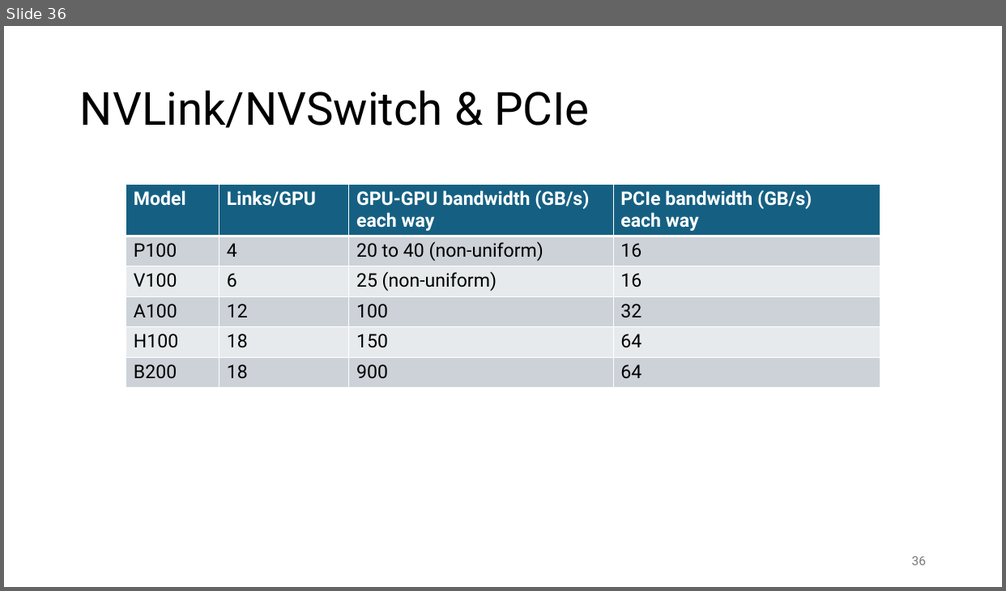
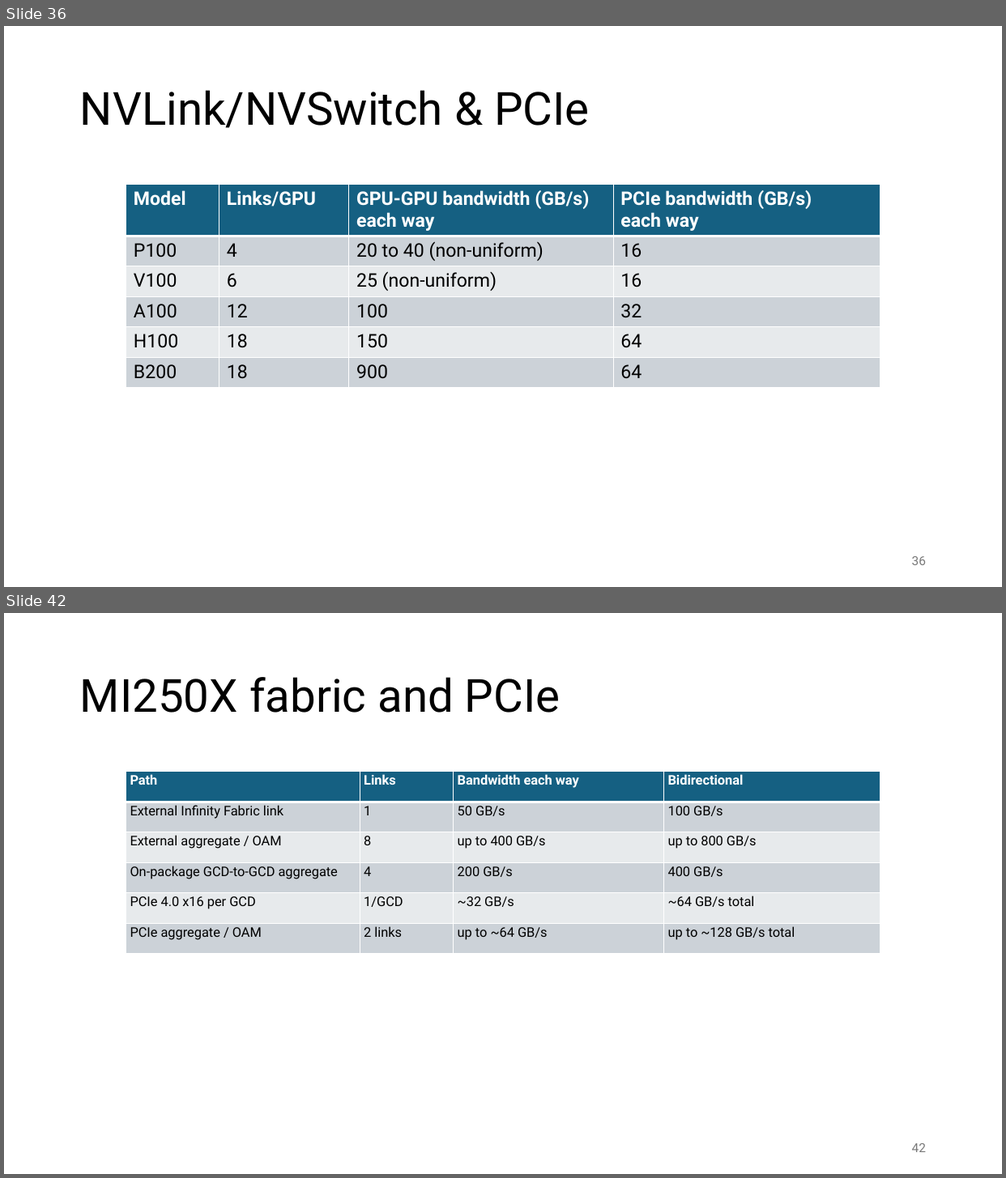
Before and after one commit to gjbex/GPU-programming, a slide deck: gpu_programming.pptx. Shown one above the other, each under a label of ours: slide 36 before the commit, slides 36 and 42 after it; the slides between them are not shown. The pictures are 1006x591 and 1006x1178 pixels, drawn with LibreOffice and Linux fonts; fonts in the diff are those of the drawing. Boxes give left, top, right and bottom in pixels: in the first picture for what was removed or moved away, otherwise in the second. Text is boxed around its words. In the diff, an @@ line names an element or a change of style, - is before the commit and + after.

```diff
--- a/gpu_programming.pptx
+++ b/gpu_programming.pptx
@@ slide 42 added at (x1=4, y1=613, x2=1002, y2=1174), background #FFFFFF @@
@@ title added at (x1=80, y1=677, x2=560, y2=713), 44 pt, text #000000 @@
+MI250X fabric and PCIe
@@ table added at (x1=126, y1=772, x2=879, y2=954), 6 rows, 4 columns @@
+Path | Links | Bandwidth each way | Bidirectional
+External Infinity Fabric link | 1 | 50 GB/s | 100 GB/s
+External aggregate / OAM | 8 | up to 400 GB/s | up to 800 GB/s
+On-package GCD-to-GCD aggregate | 4 | 200 GB/s | 400 GB/s
+PCIe 4.0 x16 per GCD | 1/GCD | ~32 GB/s | ~64 GB/s total
+PCIe aggregate / OAM | 2 links | up to ~64 GB/s | up to ~128 GB/s total
@@ page number added at (x1=912, y1=1144, x2=926, y2=1152), 12 pt, text #797979 @@
+42
```
Also in this commit, not shown: 24 slides changed, 4 other slides added.
